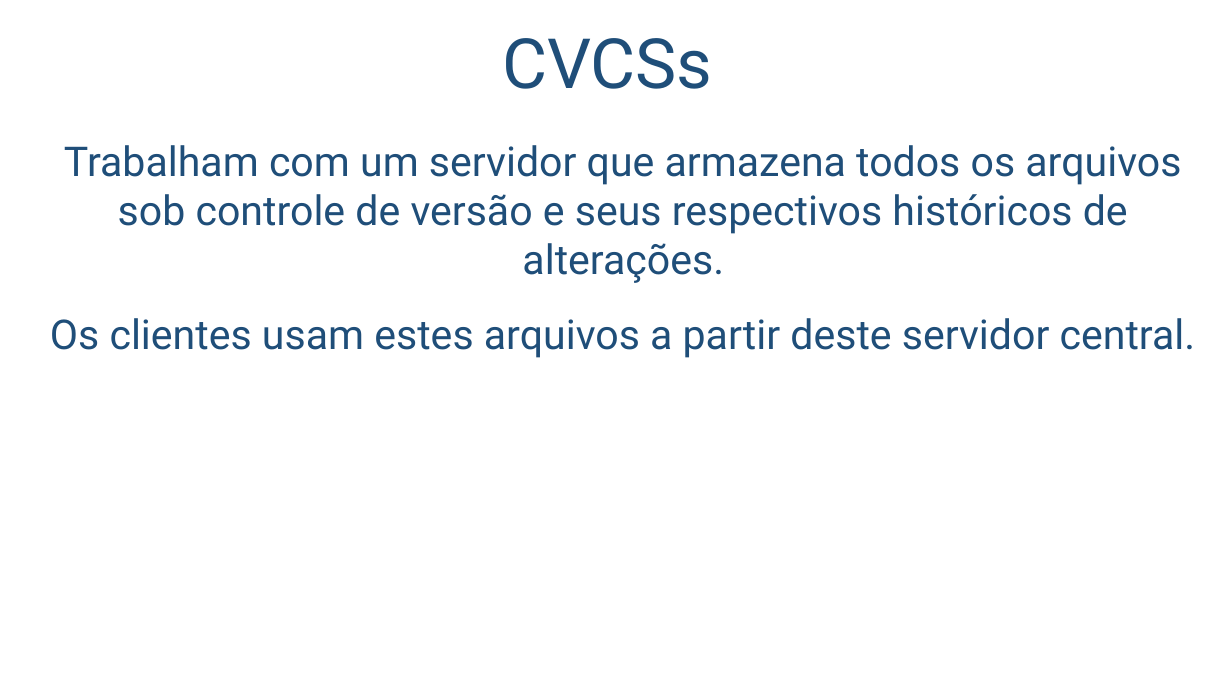
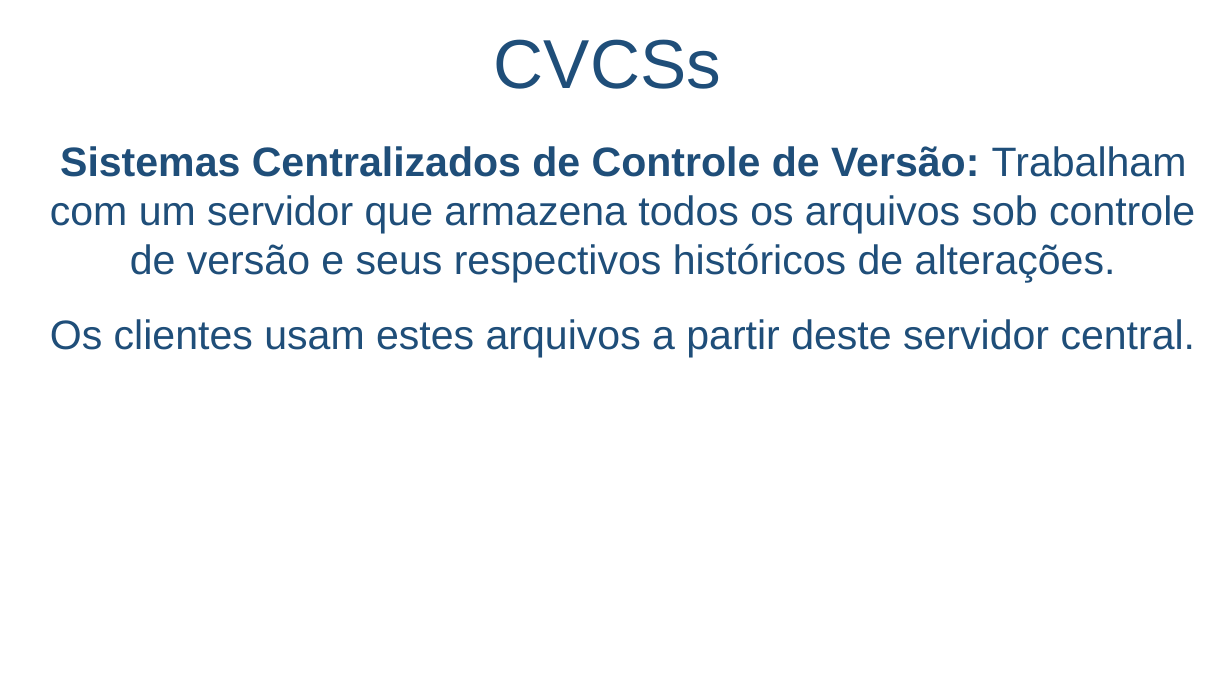
Before and after one commit to salmo-jr/public-slides, a slide deck: slide 7 of versionamento-de-arquivos.pptx. Drawn at 1232x693 pixels with LibreOffice and Linux fonts; fonts in the diff are those of the drawing; background and template pictures are left out. Boxes give left, top, right and bottom in pixels: in the first picture for what was removed or moved away, otherwise in the second. Text is boxed around its words. In the diff, an @@ line names an element or a change of style, - is before the commit and + after.

```diff
--- a/versionamento-de-arquivos.pptx
+++ b/versionamento-de-arquivos.pptx
@@ text "CVCSs" at (494,39,721,89): font Roboto to Arial @@
@@ text at (50,146,1195,282): text changed; font Roboto to Arial @@
-Trabalham com um servidor que armazena todos os arquivos sob controle de versão e seus respectivos históricos de alterações.
+Sistemas Centralizados de Controle de Versão: Trabalham com um servidor que armazena todos os arquivos sob controle de versão e seus respectivos históricos de alterações.
@@ text at (50,319,1196,357): font Roboto to Arial in "Os clientes usam estes arquivos a partir ..." @@
```
Also in this commit, not shown: 11 other slides changed, 2 other files.
